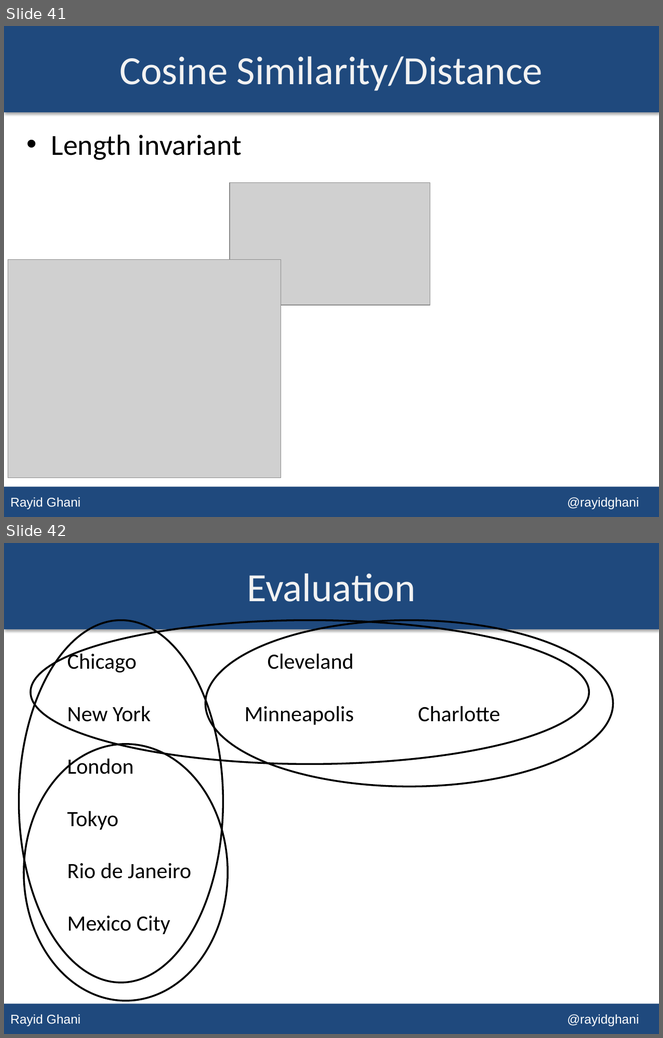
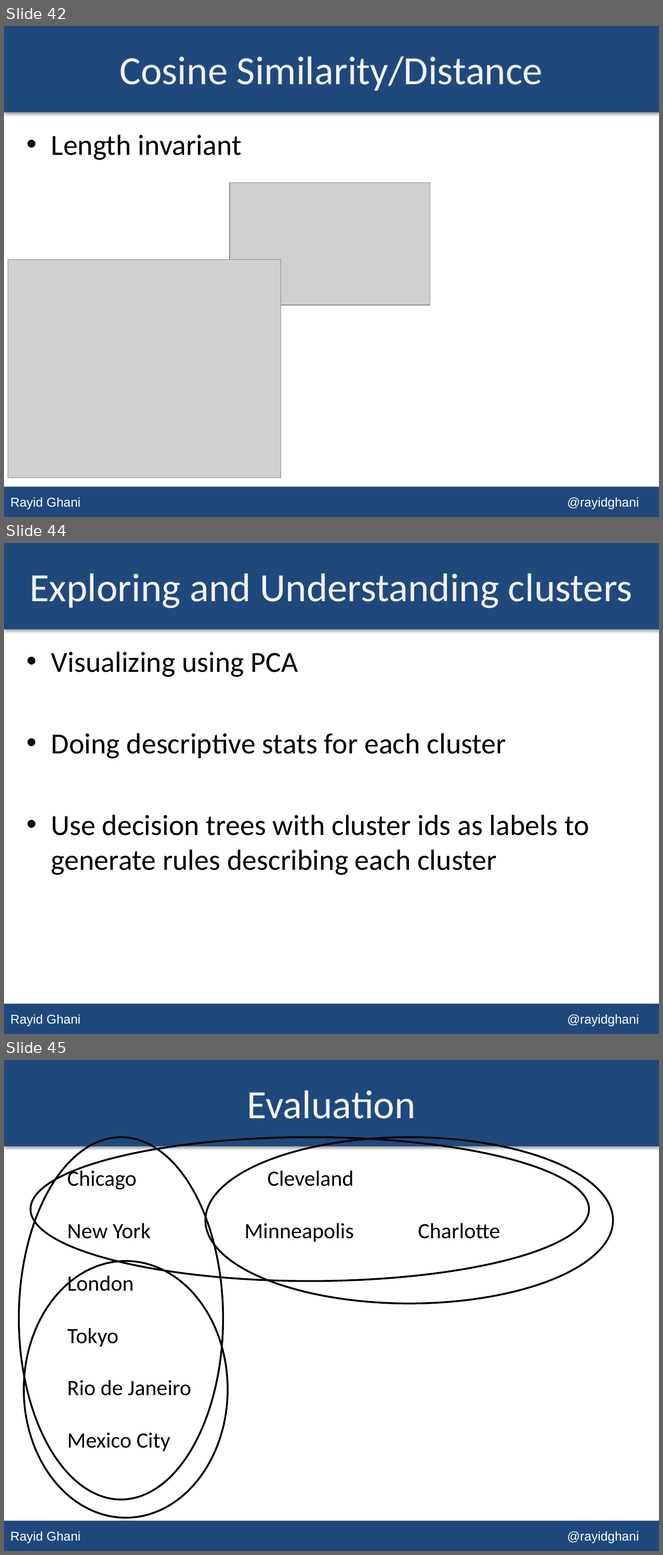
Before and after one commit to dssg/MLforPublicPolicy, a slide deck: Lectures/Lecture 09 - Unsupervised Learning.pptx. Shown one above the other, each under a label of ours: slides 41 and 42 before the commit, slides 42, 44 and 45 after it; the slides between them are not shown. The pictures are 663x1038 and 663x1555 pixels, drawn with LibreOffice and Linux fonts; fonts in the diff are those of the drawing; grey boxes stand for pictures. Boxes give left, top, right and bottom in pixels: in the first picture for what was removed or moved away, otherwise in the second. Text is boxed around its words. In the diff, an @@ line names an element or a change of style, - is before the commit and + after.

```diff
--- a/Lectures/Lecture 09 - Unsupervised Learning.pptx
+++ b/Lectures/Lecture 09 - Unsupervised Learning.pptx
@@ slide 44 added at [4,543,659,1034], background #FFFFFF; not listed: 2 template elements that a slide beside it also shows @@
@@ title added at [29,573,633,609], 44 pt, text #F2F2F2 @@
+Exploring and Understanding clusters
@@ text added at [51,652,590,875], 32 pt, text #000000 @@
+• Visualizing using PCA
+• Doing descriptive stats for each cluster
+• Use decision trees with cluster ids as labels to generate rules describing each cluster
@@ what was slide 41 is now slide 42 @@
@@ what was slide 42 is now slide 45 @@
```
Also in this commit, not shown: 2 slides changed, 3 other slides added, 3 other files.
